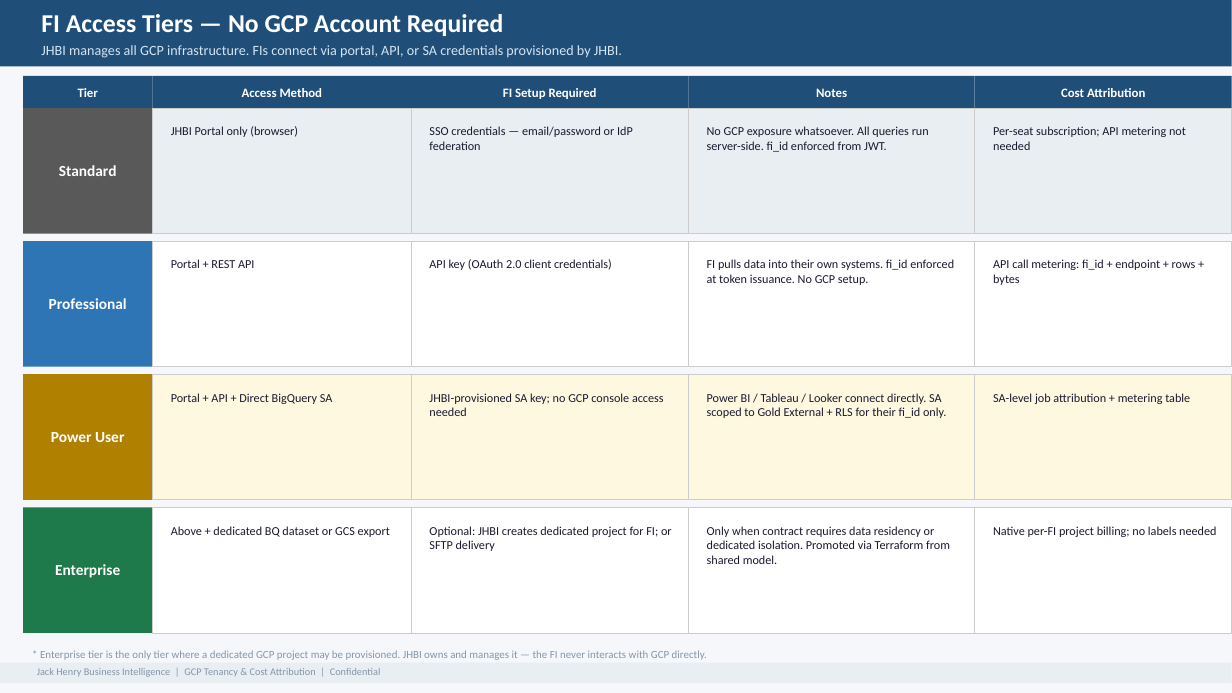
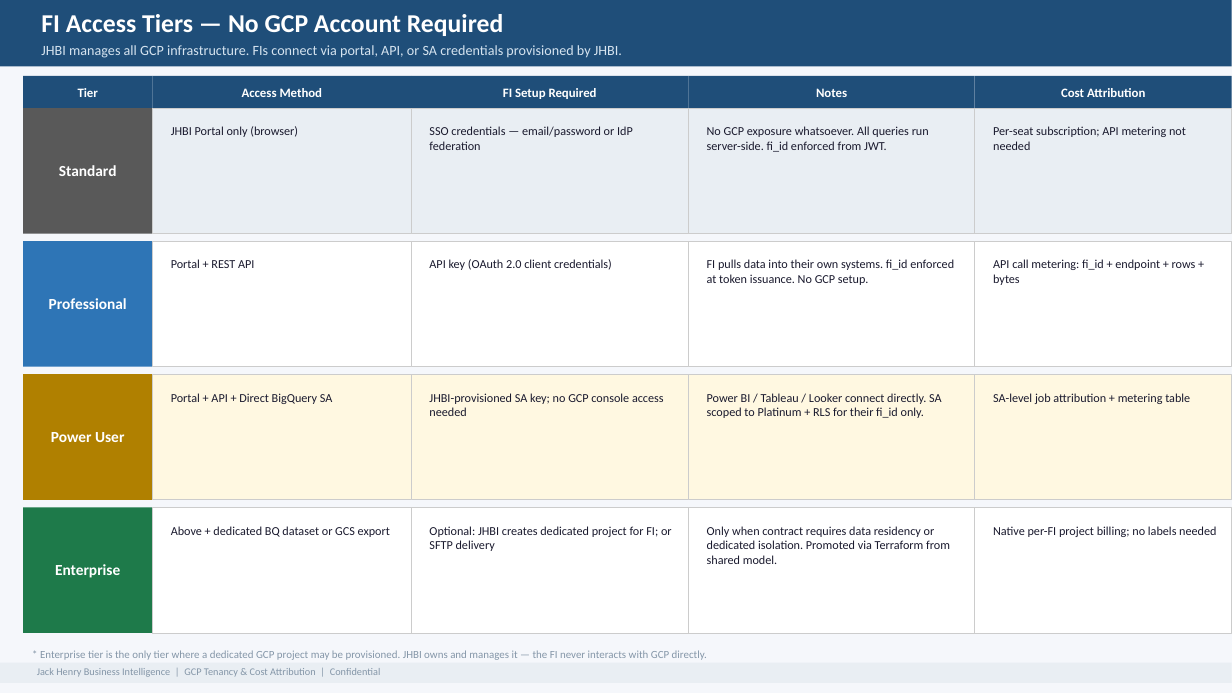
Before and after one commit to MonkeyWrenchGang/animated-octo-engine, a slide deck: slide 10 of JHBI_GCP_Tenancy.pptx (slide 9 before the commit). Drawn at 1232x693 pixels with LibreOffice and Linux fonts; fonts in the diff are those of the drawing. Boxes give left, top, right and bottom in pixels: in the first picture for what was removed or moved away, otherwise in the second. Text is boxed around its words. In the diff, an @@ line names an element or a change of style, - is before the commit and + after.

```diff
--- a/JHBI_GCP_Tenancy.pptx
+++ b/JHBI_GCP_Tenancy.pptx
@@ text at bbox=[707, 393, 942, 418]: text changed @@
-Power BI / Tableau / Looker connect directly. SA scoped to Gold External + RLS for their fi_id only.
+Power BI / Tableau / Looker connect directly. SA scoped to Platinum + RLS for their fi_id only.
```
Also in this commit, not shown: 7 other slides changed, 2 slides added, 1 slide removed, 2 other files.
